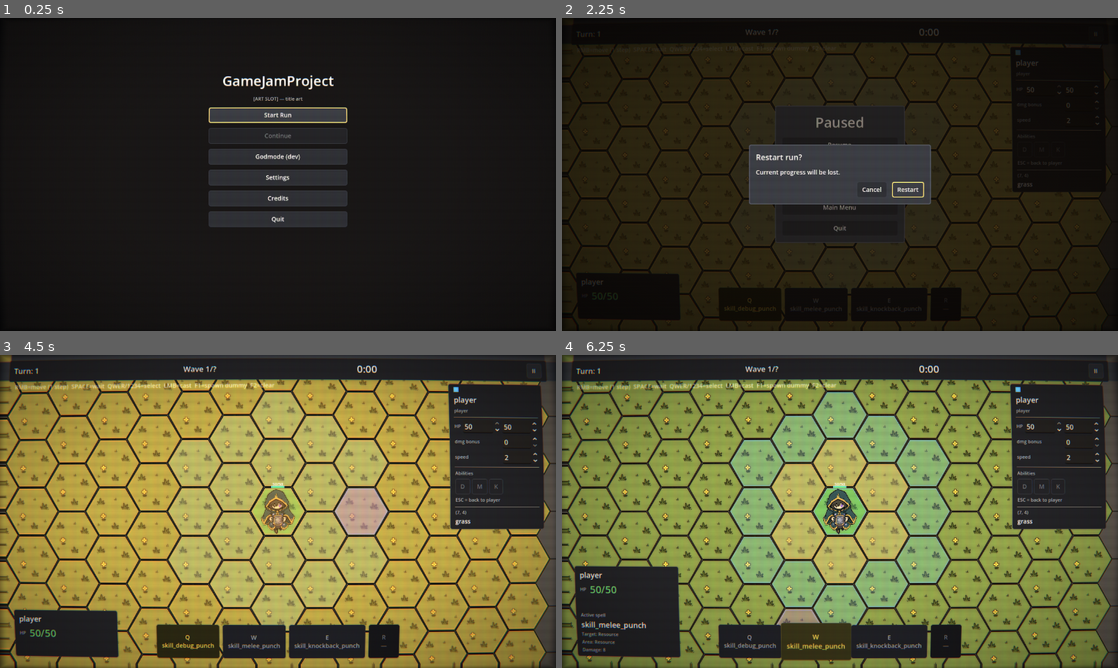
Above: before the commit, frames 1-4 (two rows, left to right).
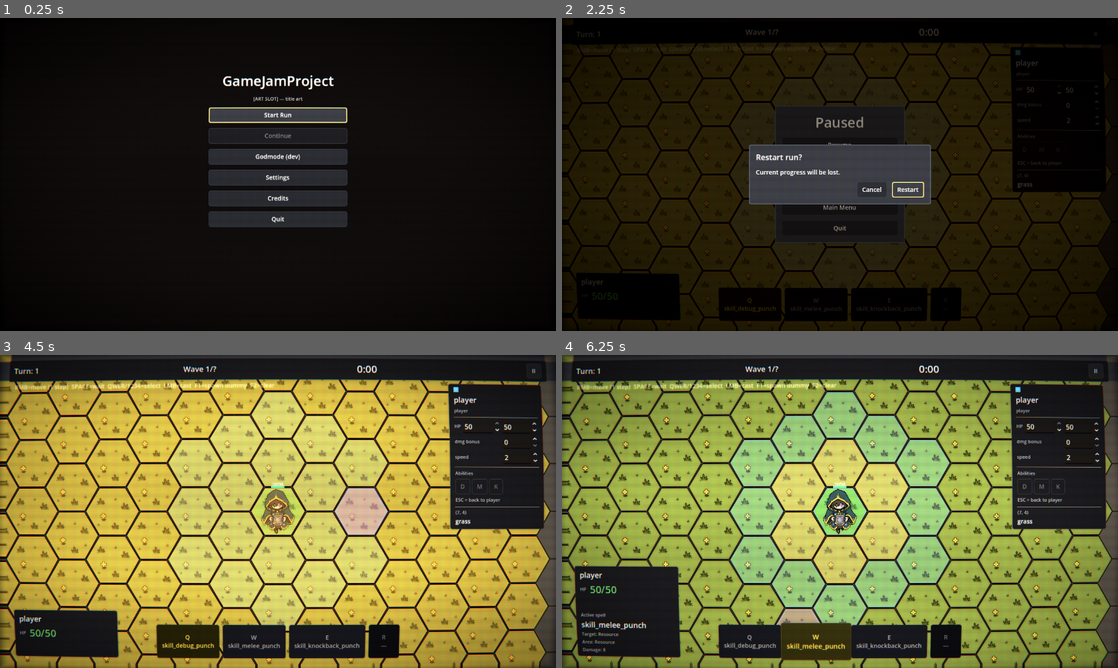
Above: after the commit, the same moments.

Repository: TortikP/GameJamProject
Game: Godot game, scene res://scenes/main_menu.tscn
The game is run twice, just before and just after one commit, with the same random seed, the same clock (stepped at 60 frames per second) and the same inputs.
Inputs:
- Up to frame 1 (0.25 s): no input
- Up to frame 2 (2.25 s): click "Start Run" at 0.5 s; click "II" at 1.25 s; click "Restart Run" at 2 s
- Up to frame 3 (4.5 s): click "Restart Run" at 2.75 s; click "Restart Run" at 3.5 s; click "Restart" at 4.25 s
- Up to frame 4 (6.25 s): click "Q skill_debug_punch" at 5 s; click "W skill_melee_punch" at 5.75 s

The runs differ from the first frame. In frame 1, 0.2% of the frame differs, in the area x 37-63%, y 18-65%; in frame 2, 0.1%; in frame 3, 45%, in the area x 0-99%, y 3-100%; in frame 4, 22%.

Commit message:
feat(crt): mains hum on, brightness/contrast knobs
* hum_strength 0.0 -> 0.04 (default ON now), hum_speed 0.6 -> 0.30 (slower
  vintage roll), new hum_bands uniform (2.0) — single full cycle read too
  uniform, two bands look like actual mains interference.
* boost 1.35 -> 1.5 — overall brightness up a touch.
* New 'contrast' uniform (default 1.12), pivot-at-0.5 curve applied right
  after boost. Subtle pop, mid-greys untouched.

Diff:
--- a/scripts/presentation/crt/crt.gdshader
+++ b/scripts/presentation/crt/crt.gdshader
@@ -43,15 +43,20 @@
 // --- Vignette ---------------------------------------------------------------
 uniform float vignette_strength : hint_range(0.0, 2.0) = 0.42;
 
-// --- Brightness recovery ----------------------------------------------------
+// --- Brightness recovery + tone shaping -------------------------------------
 // scanline × aperture × vignette × gamma combined dim the image to ~60% of
-// source. This boost is applied AFTER all multiplicative dimming so the screen
-// reads as warm-bright, not muddy.
-uniform float boost : hint_range(0.5, 2.5) = 1.35;
+// source. `boost` is a multiplicative lift applied AFTER all dimming.
+// `contrast` is a classic pivot-at-0.5 contrast curve, applied right after
+// boost — pushes blacks darker and whites whiter without touching mid greys.
+uniform float boost : hint_range(0.5, 2.5) = 1.5;
+uniform float contrast : hint_range(0.5, 2.0) = 1.12;
 
-// --- Optional 50 Hz hum (off by default) ------------------------------------
-uniform float hum_strength : hint_range(0.0, 0.2) = 0.0;
-uniform float hum_speed = 0.6;
+// --- Optional 50 Hz hum (slow vertical brightness roll, on by default now) --
+// hum_bands = how many sinusoidal bands are visible across screen height at
+// any instant. 2.0 reads more "real CRT mains hum" than a single full cycle.
+uniform float hum_strength : hint_range(0.0, 0.2) = 0.04;
+uniform float hum_speed = 0.30;
+uniform float hum_bands = 2.0;
 
 const float TWO_PI = 6.28318530718;
 
@@ -139,9 +144,15 @@
 	// Recover brightness lost to the multiplicative chain above.
 	col *= boost;
 
-	// Optional 50 Hz hum — slow vertical brightness roll. Off by default.
+	// Contrast around mid-grey. Subtle by default — darks slightly darker,
+	// lights slightly lighter, mids untouched.
+	col = (col - vec3(0.5)) * contrast + vec3(0.5);
+
+	// 50 Hz mains hum — slow vertical sinusoidal brightness roll. `hum_bands`
+	// controls how many bands are visible at once; a single full cycle reads
+	// too uniform, two bands look more like real CRT mains interference.
 	if (hum_strength > 0.0) {
-		float hum = sin((cuv.y + TIME * hum_speed) * TWO_PI) * hum_strength;
+		float hum = sin((cuv.y * hum_bands + TIME * hum_speed) * TWO_PI) * hum_strength;
 		col *= 1.0 - hum;
 	}
 
Not shown, changed: specs/010-crt-postfx/tasks.md
